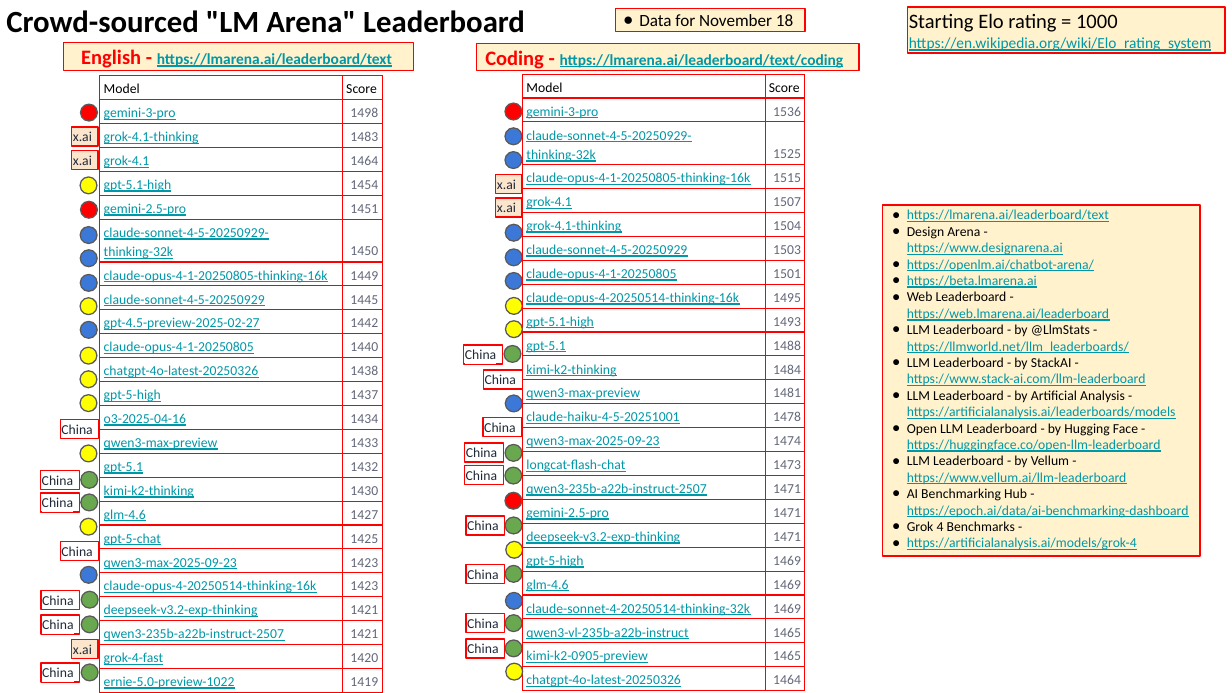
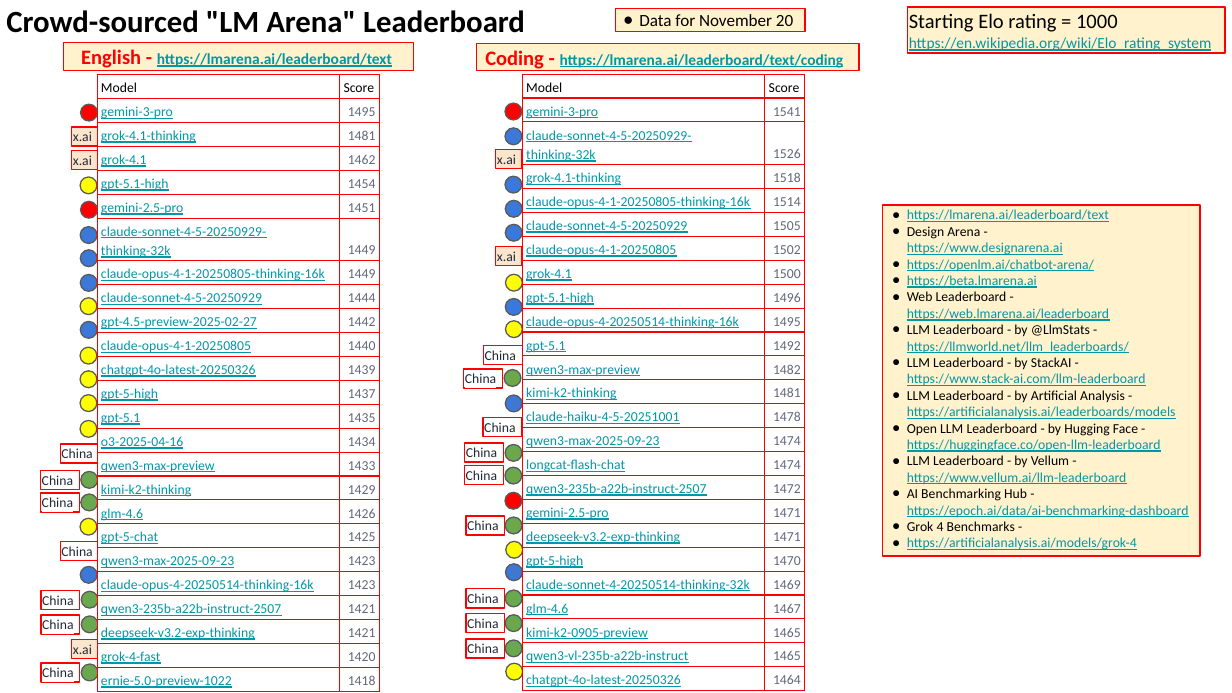
Before and after one commit to lselector/seminar, a slide deck: slide 2 of 2025/2025-11-21-AI-Updates.pptx. Drawn at 1232x693 pixels with LibreOffice and Linux fonts; fonts in the diff are those of the drawing. Boxes give left, top, right and bottom in pixels: in the first picture for what was removed or moved away, otherwise in the second. Text is boxed around its words. In the diff, an @@ line names an element or a change of style, - is before the commit and + after.

Commit message:
update

```diff
--- a/2025/2025-11-21-AI-Updates.pptx
+++ b/2025/2025-11-21-AI-Updates.pptx
@@ text in rectangle at bbox=[639, 14, 793, 32]: text changed @@
-● Data for November 18
+● Data for November 20
@@ table at bbox=[97, 75, 379, 692] @@
-row 2, column 2: 1498
+row 2, column 2: 1495
-row 3, column 2: 1483
+row 3, column 2: 1481
-row 4, column 2: 1464
+row 4, column 2: 1462
-row 7, column 2: 1450
+row 7, column 2: 1449
-row 9, column 2: 1445
+row 9, column 2: 1444
-row 12, column 2: 1438
+row 12, column 2: 1439
+row 14: gpt-5.1 | 1435
-row 16: gpt-5.1 | 1432
-row 17: kimi-k2-thinking | 1430
-row 18: glm-4.6 | 1427
+row 17: kimi-k2-thinking | 1429
+row 18: glm-4.6 | 1426
+row 22: qwen3-235b-a22b-instruct-2507 | 1421
-row 23: qwen3-235b-a22b-instruct-2507 | 1421
-row 25, column 2: 1419
+row 25, column 2: 1418
@@ table at bbox=[522, 74, 804, 691] @@
-row 2: gemini-3-pro | 1536
-row 3: claude-sonnet-4-5-20250929-thinking-32k | 1525
-row 4: claude-opus-4-1-20250805-thinking-16k | 1515
-row 5: grok-4.1 | 1507
-row 6: grok-4.1-thinking | 1504
-row 7: claude-sonnet-4-5-20250929 | 1503
-row 8: claude-opus-4-1-20250805 | 1501
+row 2: gemini-3-pro | 1541
+row 3: claude-sonnet-4-5-20250929-thinking-32k | 1526
+row 4: grok-4.1-thinking | 1518
+row 5: claude-opus-4-1-20250805-thinking-16k | 1514
+row 6: claude-sonnet-4-5-20250929 | 1505
+row 7: claude-opus-4-1-20250805 | 1502
+row 8: grok-4.1 | 1500
+row 9: gpt-5.1-high | 1496
-row 10: gpt-5.1-high | 1493
-row 11: gpt-5.1 | 1488
-row 12: kimi-k2-thinking | 1484
-row 13: qwen3-max-preview | 1481
+row 11: gpt-5.1 | 1492
+row 12: qwen3-max-preview | 1482
+row 13: kimi-k2-thinking | 1481
-row 16, column 2: 1473
+row 16, column 2: 1474
-row 17, column 2: 1471
+row 17, column 2: 1472
-row 20: gpt-5-high | 1469
-row 21: glm-4.6 | 1469
+row 20: gpt-5-high | 1470
+row 22: glm-4.6 | 1467
+row 23: kimi-k2-0905-preview | 1465
-row 24: kimi-k2-0905-preview | 1465
@@ ellipse: place and size @@
-ellipse at bbox=[505, 249, 522, 266]
+ellipse at bbox=[505, 201, 522, 218]
@@ rectangle "x.ai": place and size @@
-rectangle "x.ai" at bbox=[495, 198, 521, 217]
+rectangle "x.ai" at bbox=[495, 246, 521, 265]
@@ 4 ellipses, 3 rectangles: place and size @@
-4 ellipses, 3 rectangles at bbox=[60, 152, 522, 583]
+4 ellipses, 3 rectangles at bbox=[60, 176, 522, 607]
@@ ellipse: place and size @@
-ellipse at bbox=[505, 297, 522, 314]
+ellipse at bbox=[505, 275, 522, 292]
@@ 2 rectangles, 1 ellipse: place and size @@
-2 rectangles, 1 ellipse at bbox=[80, 174, 522, 462]
+2 rectangles, 1 ellipse at bbox=[80, 150, 522, 437]
@@ ellipse: place and size @@
-ellipse at bbox=[505, 593, 522, 610]
+ellipse at bbox=[505, 564, 522, 582]
```
Also in this commit, not shown: 2 other slides changed.
